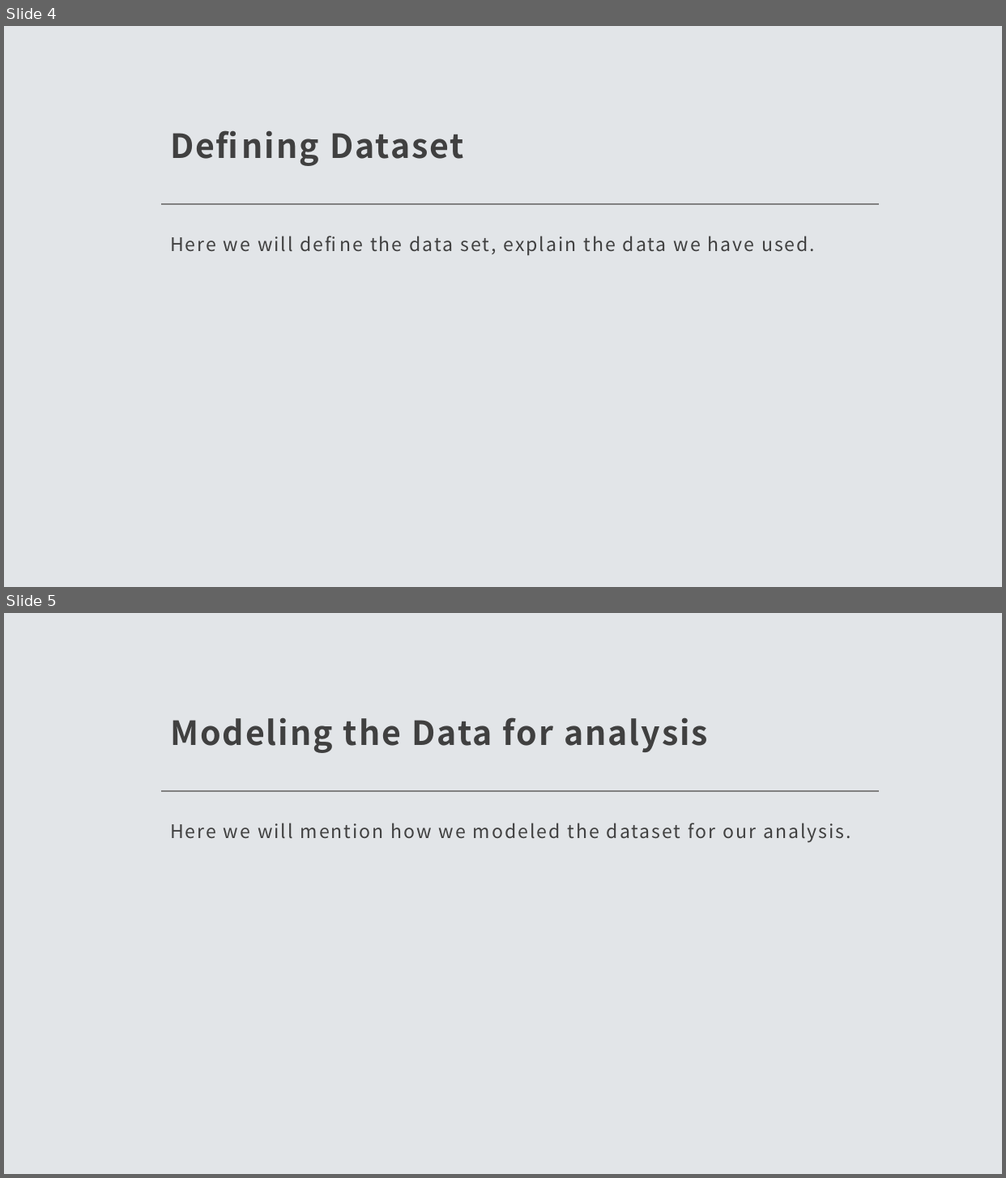
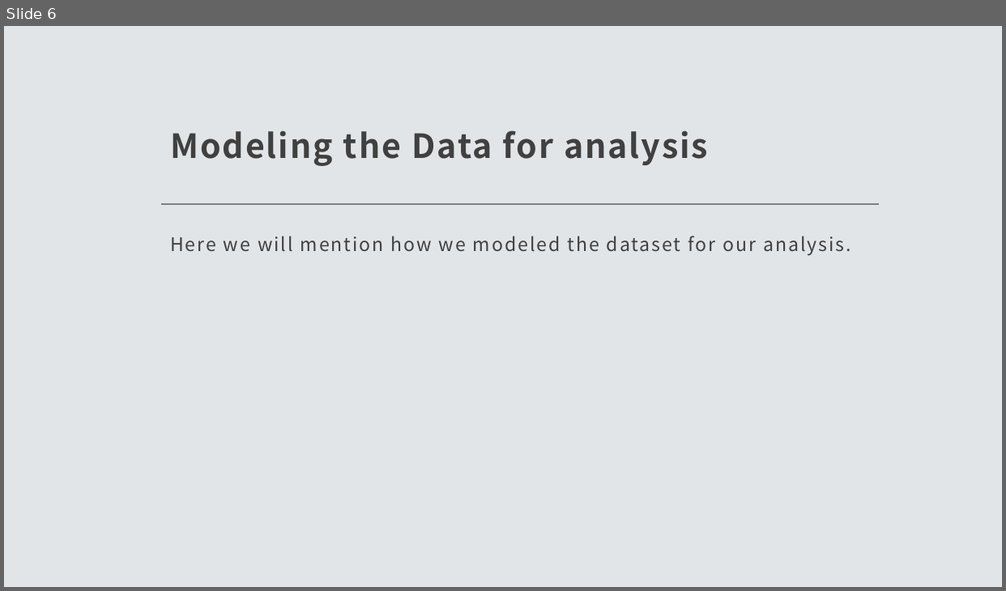
Before and after one commit to vinaya-kusuma/Project1, a slide deck: Project1.pptx. Shown one above the other, each under a label of ours: slides 4 and 5 before the commit, slide 6 after it. The pictures are 1006x1178 and 1006x591 pixels, drawn with LibreOffice and Linux fonts; fonts in the diff are those of the drawing. Boxes give left, top, right and bottom in pixels: in the first picture for what was removed or moved away, otherwise in the second. Text is boxed around its words. In the diff, an @@ line names an element or a change of style, - is before the commit and + after.

```diff
--- a/Project1.pptx
+++ b/Project1.pptx
@@ slide 4 removed at [4, 26, 1002, 587], background #E2E5E8; not listed: 1 template element that a slide beside it also shows @@
@@ title removed at [170, 130, 464, 166] @@
-Defining Dataset
@@ text removed at [170, 236, 815, 256] @@
-Here we will define the data set, explain the data we have used.
@@ what was slide 5 is now slide 6 @@
```
Also in this commit, not shown: 3 slides changed, 8 slides added, 1 other slide removed.
